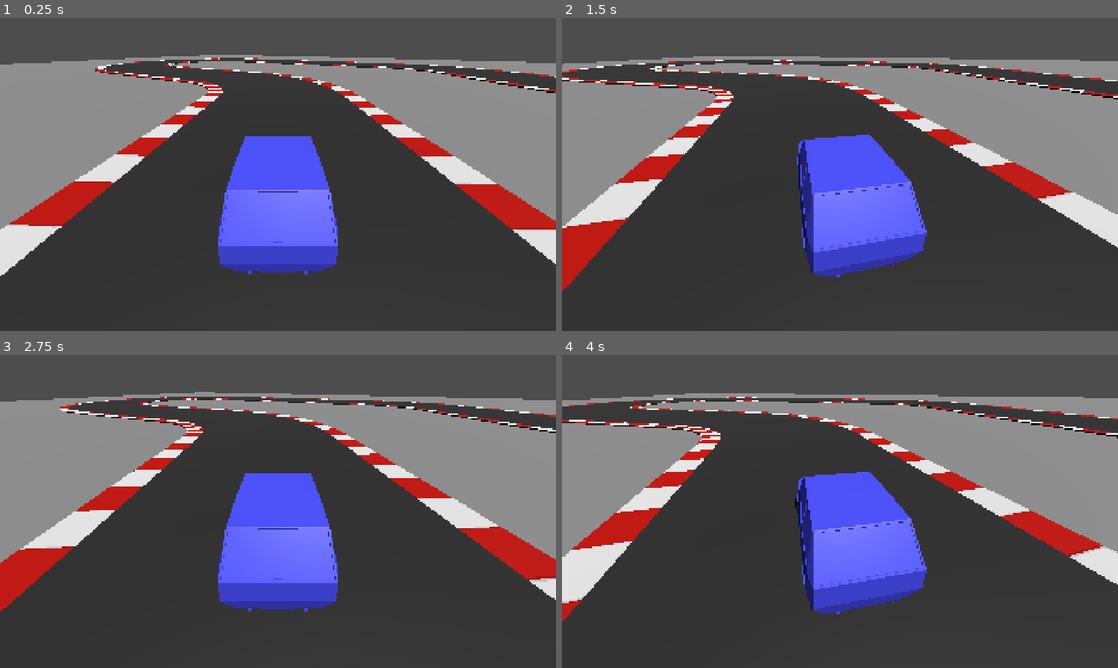
Above: before the commit, frames 1-4 (two rows, left to right).
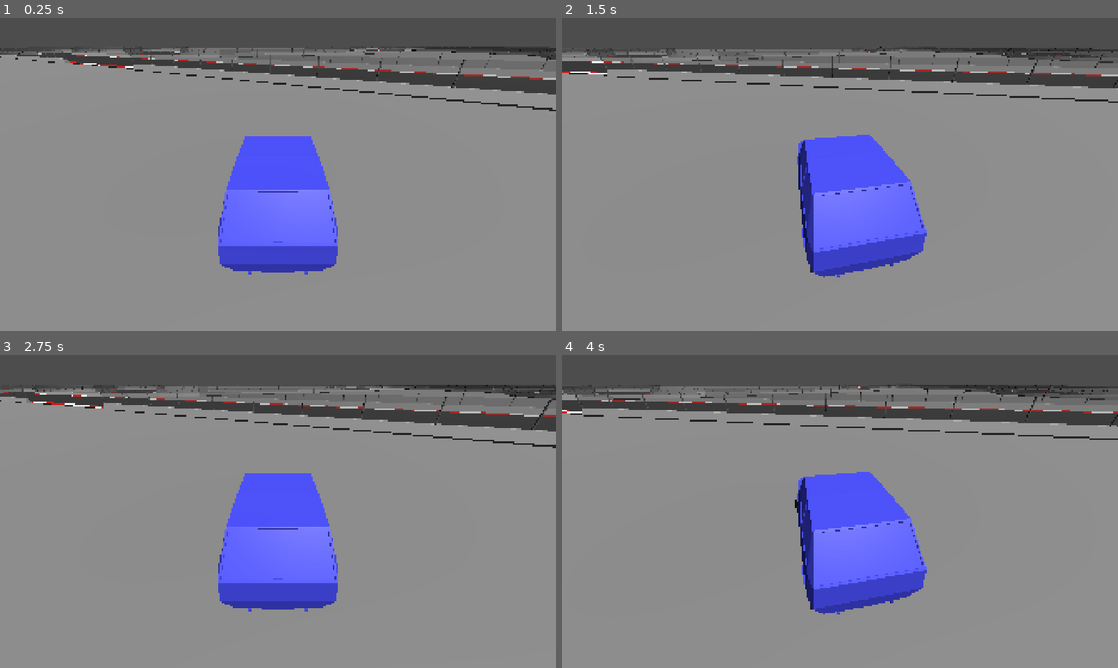
Above: after the commit, the same moments.

Repository: joelhari/my-racing-game
Game: Godot game, scene res://game.tscn
Two runs of this game, one before a commit and one after it. Both use one fixed random seed, a clock stepped at 60 frames per second and the inputs below.
Inputs:
- Up to frame 1 (0.25 s): no input
- Up to frame 2 (1.5 s): hold D (right) 0.53-1.28 s; hold S (break) 0.53-1.28 s; hold F (shift_down) from 1.28 s (still down); tap Left (look_left) at 1.35 s
- Up to frame 3 (2.75 s): release F (shift_down) at 2.03 s; hold D (right) from 2.03 s (still down); tap Right (look_right) at 2.1 s
- Up to frame 4 (4 s): release D (right) at 2.78 s; hold W (accelerate) 2.78-3.53 s; tap S (break) at 2.85 s; hold A (left) from 3.53 s (still down); tap Left (look_left) at 3.6 s

The runs differ from the first frame. In frame 1, 62% of the frame differs, in the area x 0-100%, y 9-100%; in frame 2, 62%; in frame 3, 62%; in frame 4, 63%.

Commit message:
add further track pieces

Diff:
--- a/objects/tracks/hex_snap.gd
+++ b/objects/tracks/hex_snap.gd
@@ -13,14 +13,28 @@
             continue
 
         var pos: Vector3 = child.position
-        var snapped := snap_to_hex(Vector2(pos.x, pos.z))
+        var snapped_position := snap_to_hex(Vector2(pos.x, pos.z))
 
-        if Vector2(pos.x, pos.z).distance_to(snapped) > 0.001:
+        if Vector2(pos.x, pos.z).distance_to(snapped_position) > 0.001:
             child.position = Vector3(
-                snapped.x,
+                snapped_position.x,
                 pos.y,
-                snapped.y
+                snapped_position.y
             )
+
+        for c in child.get_children():
+            if c is not Node3D:
+                continue
+
+            pos = c.position
+            snapped_position = snap_to_hex(Vector2(pos.x, pos.z))
+
+            if Vector2(pos.x, pos.z).distance_to(snapped_position) > 0.001:
+                c.position = Vector3(
+                    snapped_position.x,
+                    pos.y,
+                    snapped_position.y
+                )
 
 
 func snap_to_hex(point: Vector2) -> Vector2:
--- a/objects/tracks/track_1.tscn
+++ b/objects/tracks/track_1.tscn
@@ -4,88 +4,290 @@
 [ext_resource type="Script" uid="uid://bxbv8q68b3etc" path="res://objects/tracks/hex_snap.gd" id="2_ak41n"]
 [ext_resource type="PackedScene" uid="uid://ch83k4074xymy" path="res://assets/models/tracks/track_curve_left.glb" id="3_87d7m"]
 [ext_resource type="PackedScene" uid="uid://dwouof4vkuuov" path="res://assets/models/tracks/track_curve_right.glb" id="4_tsy2k"]
+[ext_resource type="PackedScene" uid="uid://d36bk7vhbal0j" path="res://assets/models/tracks/track_straight_borders.glb" id="5_v543v"]
+[ext_resource type="PackedScene" uid="uid://dhipu4cpo7v5" path="res://assets/models/tracks/track_curve_left_borders.glb" id="6_gke1p"]
+[ext_resource type="PackedScene" uid="uid://b7ff2vbbmkqcx" path="res://assets/models/tracks/track_curve_right_borders.glb" id="7_ayq4t"]
+[ext_resource type="PackedScene" uid="uid://d1ahccigu66my" path="res://assets/models/tracks/track_curve_left_borders_low.glb" id="8_qjpm0"]
+[ext_resource type="PackedScene" uid="uid://bxru6d7qspr8e" path="res://assets/models/tracks/track_curve_right_borders_low.glb" id="9_7ruu6"]
+[ext_resource type="PackedScene" uid="uid://beucc0vb5wefc" path="res://assets/models/tracks/track_straight_borders_low.glb" id="10_yixft"]
 
 [sub_resource type="QuadMesh" id="QuadMesh_6kggx"]
-size = Vector2(120, 120)
+size = Vector2(300, 300)
 orientation = 1
 
 [sub_resource type="BoxShape3D" id="BoxShape3D_6kggx"]
-size = Vector3(120, 1, 120)
+size = Vector3(300, 1, 300)
 
 [node name="Track1" type="Node3D" unique_id=114421550]
 script = ExtResource("2_ak41n")
 
 [node name="StaticBody3D" type="StaticBody3D" parent="." unique_id=422301176]
-transform = Transform3D(1, 0, 0, 0, 1, 0, 0, 0, 1, -6.928203, 0.11093736, 12)
+transform = Transform3D(1, 0, 0, 0, 1, 0, 0, 0, 1, -41.569218, 0.11093736, 24)
 collision_layer = 8
 collision_mask = 0
 
 [node name="MeshInstance3D" type="MeshInstance3D" parent="StaticBody3D" unique_id=1849464095]
+transform = Transform3D(1, 0, 0, 0, 1, 0, 0, 0, 1, 6.928203, 1.1444092e-05, -36)
 mesh = SubResource("QuadMesh_6kggx")
 
 [node name="CollisionShape3D" type="CollisionShape3D" parent="StaticBody3D" unique_id=1276642076]
 transform = Transform3D(1, 0, 0, 0, 1, 0, 0, 0, 1, 0, -0.5, 0)
 shape = SubResource("BoxShape3D_6kggx")
 
-[node name="track_straight" parent="." unique_id=1052016034 instance=ExtResource("2_87d7m")]
+[node name="TrackPieces1" type="Node3D" parent="." unique_id=1947006259]
+transform = Transform3D(1, 0, 0, 0, 1, 0, 0, 0, 1, 27.712812, 0, 48)
+
+[node name="track_straight" parent="TrackPieces1" unique_id=1052016034 instance=ExtResource("2_87d7m")]
 transform = Transform3D(0.8660253, 0, 0.49999997, 0, 1, 0, -0.49999997, 0, 0.8660253, -6.928203, 0, 12)
 
-[node name="track_straight5" parent="." unique_id=773804908 instance=ExtResource("2_87d7m")]
-transform = Transform3D(-0.8660253, 0, -0.4999999, 0, 1, 0, 0.4999999, 0, -0.8660253, 13.856406, 0, 0)
-
-[node name="track_straight6" parent="." unique_id=955922794 instance=ExtResource("2_87d7m")]
-transform = Transform3D(-0.8660253, 0, -0.4999999, 0, 1, 0, 0.4999999, 0, -0.8660253, 6.928203, 0, -12)
-
-[node name="track_straight7" parent="." unique_id=1718148446 instance=ExtResource("2_87d7m")]
+[node name="track_straight7" parent="TrackPieces1" unique_id=1718148446 instance=ExtResource("2_87d7m")]
 transform = Transform3D(0, 0, -0.9999999, 0, 1, 0, 0.9999999, 0, 0, -13.856406, 0, -24)
 
-[node name="track_straight8" parent="." unique_id=219963244 instance=ExtResource("2_87d7m")]
+[node name="track_straight8" parent="TrackPieces1" unique_id=219963244 instance=ExtResource("2_87d7m")]
 transform = Transform3D(0, 0, -0.9999999, 0, 1, 0, 0.9999999, 0, 0, -27.712812, 0, -24)
 
-[node name="track_straight9" parent="." unique_id=3473722 instance=ExtResource("2_87d7m")]
+[node name="track_straight9" parent="TrackPieces1" unique_id=3473722 instance=ExtResource("2_87d7m")]
 transform = Transform3D(8.742277e-08, 0, 0.9999999, 0, 1, 0, -0.9999999, 0, 8.742277e-08, -27.712812, 0, 0)
 
-[node name="track_straight2" parent="." unique_id=517499812 instance=ExtResource("2_87d7m")]
+[node name="track_straight2" parent="TrackPieces1" unique_id=517499812 instance=ExtResource("2_87d7m")]
 transform = Transform3D(0.8660254, 0, 0.5, 0, 1, 0, -0.5, 0, 0.8660254, 0, 0, 24)
 
-[node name="track_straight3" parent="." unique_id=765277454 instance=ExtResource("2_87d7m")]
+[node name="track_straight3" parent="TrackPieces1" unique_id=765277454 instance=ExtResource("2_87d7m")]
 transform = Transform3D(-0.86602527, 0, 0.50000006, 0, 1, 0, -0.50000006, 0, -0.86602527, 34.641018, 0, 36)
 
-[node name="track_straight4" parent="." unique_id=1083663498 instance=ExtResource("2_87d7m")]
+[node name="track_straight4" parent="TrackPieces1" unique_id=1083663498 instance=ExtResource("2_87d7m")]
 transform = Transform3D(-0.8660253, 0, 0.50000006, 0, 1, 0, -0.50000006, 0, -0.8660253, 27.712812, 0, 48)
 
-[node name="track_curve_left" parent="." unique_id=1687541352 instance=ExtResource("3_87d7m")]
+[node name="track_curve_left" parent="TrackPieces1" unique_id=1687541352 instance=ExtResource("3_87d7m")]
 transform = Transform3D(1.1920929e-07, 0, 0.99999994, 0, 1, 0, -0.99999994, 0, 1.1920929e-07, 6.928203, 0, 36)
 
-[node name="track_curve_left3" parent="." unique_id=1691534578 instance=ExtResource("3_87d7m")]
+[node name="track_curve_left3" parent="TrackPieces1" unique_id=1691534578 instance=ExtResource("3_87d7m")]
 transform = Transform3D(-0.86602527, 0, 0.5, 0, 1, 0, -0.5, 0, -0.86602527, -13.856406, 0, 0)
 
-[node name="track_curve_left2" parent="." unique_id=815323178 instance=ExtResource("3_87d7m")]
+[node name="track_curve_left2" parent="TrackPieces1" unique_id=815323178 instance=ExtResource("3_87d7m")]
 transform = Transform3D(0.8660252, 0, -0.50000006, 0, 1, 0, 0.50000006, 0, 0.8660252, 20.784609, 0, 12)
 
-[node name="track_curve_right" parent="." unique_id=885058254 instance=ExtResource("4_tsy2k")]
+[node name="track_curve_right" parent="TrackPieces1" unique_id=885058254 instance=ExtResource("4_tsy2k")]
 transform = Transform3D(-5.9604645e-08, 0, 1, 0, 1, 0, -1, 0, -5.9604645e-08, 0, 0, 48)
 
-[node name="track_curve_right2" parent="." unique_id=412353680 instance=ExtResource("4_tsy2k")]
+[node name="track_curve_right2" parent="TrackPieces1" unique_id=412353680 instance=ExtResource("4_tsy2k")]
 transform = Transform3D(-0.86602545, 0, 0.4999999, 0, 1, 0, -0.4999999, 0, -0.86602545, 6.928203, 0, 60)
 
-[node name="track_curve_right3" parent="." unique_id=146689184 instance=ExtResource("4_tsy2k")]
+[node name="track_curve_right3" parent="TrackPieces1" unique_id=146689184 instance=ExtResource("4_tsy2k")]
 transform = Transform3D(-0.8660253, 0, -0.5000001, 0, 1, 0, 0.5000001, 0, -0.8660253, 20.784609, 0, 60)
 
-[node name="track_curve_right7" parent="." unique_id=1245506143 instance=ExtResource("4_tsy2k")]
+[node name="track_curve_right7" parent="TrackPieces1" unique_id=1245506143 instance=ExtResource("4_tsy2k")]
 transform = Transform3D(0.86602545, 0, 0.5, 0, 1, 0, -0.5, 0, 0.86602545, -41.569218, 0, -24)
 
-[node name="track_curve_right8" parent="." unique_id=14765128 instance=ExtResource("4_tsy2k")]
+[node name="track_curve_right8" parent="TrackPieces1" unique_id=14765128 instance=ExtResource("4_tsy2k")]
 transform = Transform3D(-5.9604645e-08, 0, 1, 0, 1, 0, -1, 0, -5.9604645e-08, -48.49742, 0, -12)
 
-[node name="track_curve_right9" parent="." unique_id=1658975550 instance=ExtResource("4_tsy2k")]
+[node name="track_curve_right9" parent="TrackPieces1" unique_id=1658975550 instance=ExtResource("4_tsy2k")]
 transform = Transform3D(-0.86602545, 0, 0.49999997, 0, 1, 0, -0.49999997, 0, -0.86602545, -41.569218, 0, 0)
 
-[node name="track_curve_right4" parent="." unique_id=1369482463 instance=ExtResource("4_tsy2k")]
+[node name="track_curve_right4" parent="TrackPieces1" unique_id=1369482463 instance=ExtResource("4_tsy2k")]
 transform = Transform3D(1.3411045e-07, 0, -0.99999994, 0, 1, 0, 0.99999994, 0, 1.3411045e-07, 41.569218, 0, 24)
 
-[node name="track_curve_right5" parent="." unique_id=1815041074 instance=ExtResource("4_tsy2k")]
+[node name="track_curve_right5" parent="TrackPieces1" unique_id=1815041074 instance=ExtResource("4_tsy2k")]
 transform = Transform3D(0.8660254, 0, -0.4999998, 0, 1, 0, 0.4999998, 0, 0.8660254, 34.641018, 0, 12)
 
-[node name="track_curve_right6" parent="." unique_id=579813977 instance=ExtResource("4_tsy2k")]
+[node name="track_curve_right6" parent="TrackPieces1" unique_id=579813977 instance=ExtResource("4_tsy2k")]
 transform = Transform3D(0.8660254, 0, -0.4999998, 0, 1, 0, 0.4999998, 0, 0.8660254, 0, 0, -24)
+
+[node name="track_straight_borders" parent="TrackPieces1" unique_id=1296128046 instance=ExtResource("5_v543v")]
+transform = Transform3D(-0.86602545, 0, -0.4999999, 0, 1, 0, 0.4999999, 0, -0.86602545, 13.856406, 0, 0)
+
+[node name="track_straight_borders2" parent="TrackPieces1" unique_id=1299117509 instance=ExtResource("5_v543v")]
+transform = Transform3D(-0.86602545, 0, -0.4999999, 0, 1, 0, 0.4999999, 0, -0.86602545, 6.928203, 0, -12)
+
+[node name="TrackPieces2" type="Node3D" parent="." unique_id=1180265468]
+transform = Transform3D(1, 0, 0, 0, 1, 0, 0, 0, 1, -6.928203, 0, 12)
+
+[node name="track_curve_left_borders" parent="TrackPieces2" unique_id=61974736 instance=ExtResource("6_gke1p")]
+transform = Transform3D(-0.8660254, 0, 0.50000006, 0, 1, 0, -0.50000006, 0, -0.8660254, -69.282036, 0, 0)
+
+[node name="track_curve_left_borders7" parent="TrackPieces2" unique_id=1217224700 instance=ExtResource("6_gke1p")]
+transform = Transform3D(-0.86602545, 0, -0.5, 0, 1, 0, 0.5, 0, -0.86602545, -83.138435, 0, 72)
+
+[node name="track_curve_left_borders8" parent="TrackPieces2" unique_id=299716679 instance=ExtResource("6_gke1p")]
+transform = Transform3D(2.9802322e-08, 0, -1, 0, 1, 0, 1, 0, 2.9802322e-08, -90.06664, 0, 84)
+
+[node name="track_curve_left_borders9" parent="TrackPieces2" unique_id=1954096229 instance=ExtResource("6_gke1p")]
+transform = Transform3D(0.86602545, 0, -0.50000006, 0, 1, 0, 0.50000006, 0, 0.86602545, -83.138435, 0, 96)
+
+[node name="track_curve_left_borders10" parent="TrackPieces2" unique_id=301393055 instance=ExtResource("6_gke1p")]
+transform = Transform3D(0.86602545, 0, 0.50000006, 0, 1, 0, -0.50000006, 0, 0.86602545, -41.569218, 0, 96)
+
+[node name="track_curve_left_borders11" parent="TrackPieces2" unique_id=1925896868 instance=ExtResource("6_gke1p")]
+transform = Transform3D(-8.940697e-08, 0, 1, 0, 1, 0, -1, 0, -8.940697e-08, -27.712812, 0, 72)
+
+[node name="track_curve_left_borders3" parent="TrackPieces2" unique_id=13569426 instance=ExtResource("6_gke1p")]
+transform = Transform3D(-0.86602545, 0, -0.5, 0, 1, 0, 0.5, 0, -0.86602545, -138.56407, 3.8146973e-06, 24)
+
+[node name="track_curve_left_borders4" parent="TrackPieces2" unique_id=16658018 instance=ExtResource("6_gke1p")]
+transform = Transform3D(-5.9604645e-08, 0, -1, 0, 1, 0, 1, 0, -5.9604645e-08, -145.49226, 0, 36)
+
+[node name="track_curve_left_borders5" parent="TrackPieces2" unique_id=1303323571 instance=ExtResource("6_gke1p")]
+transform = Transform3D(0.86602545, 0, -0.5, 0, 1, 0, 0.5, 0, 0.86602545, -138.56407, 0, 48)
+
+[node name="track_curve_left_borders6" parent="TrackPieces2" unique_id=509901190 instance=ExtResource("6_gke1p")]
+transform = Transform3D(0.86602545, 0, 0.50000006, 0, 1, 0, -0.50000006, 0, 0.86602545, -124.70766, 0, 48)
+
+[node name="track_curve_left_borders2" parent="TrackPieces2" unique_id=665606748 instance=ExtResource("6_gke1p")]
+transform = Transform3D(-0.86602545, 0, -0.5, 0, 1, 0, 0.5, 0, -0.86602545, -83.138435, 0, 0)
+
+[node name="track_curve_right_borders" parent="TrackPieces2" unique_id=1123076817 instance=ExtResource("7_ayq4t")]
+transform = Transform3D(-0.8660254, 0, -0.49999997, 0, 1, 0, 0.49999997, 0, -0.8660254, -96.99484, 0, 24)
+
+[node name="track_curve_right_borders2" parent="TrackPieces2" unique_id=892219406 instance=ExtResource("7_ayq4t")]
+transform = Transform3D(0.8660253, 0, 0.50000006, 0, 1, 0, -0.50000006, 0, 0.8660253, -117.77946, 0, 36)
+
+[node name="track_curve_right_borders3" parent="TrackPieces2" unique_id=768167623 instance=ExtResource("7_ayq4t")]
+transform = Transform3D(0.8660255, 0, -0.5, 0, 1, 0, 0.5, 0, 0.8660255, -76.210236, 0, 36)
+
+[node name="track_curve_right_borders4" parent="TrackPieces2" unique_id=676873382 instance=ExtResource("7_ayq4t")]
+transform = Transform3D(0, 0, -1, 0, 1, 0, 1, 0, 0, -62.35383, -3.8146973e-06, 60)
+
+[node name="track_curve_right_borders5" parent="TrackPieces2" unique_id=582460519 instance=ExtResource("7_ayq4t")]
+transform = Transform3D(-0.86602545, 0, -0.49999997, 0, 1, 0, 0.49999997, 0, -0.86602545, -69.282036, -3.8146973e-06, 72)
+
+[node name="track_straight_borders" parent="TrackPieces2" unique_id=1999412482 instance=ExtResource("5_v543v")]
+transform = Transform3D(0.8660254, 0, 0.5, 0, 1, 0, -0.5, 0, 0.8660254, -48.49742, 0, 36)
+
+[node name="track_straight_borders4" parent="TrackPieces2" unique_id=1210647352 instance=ExtResource("5_v543v")]
+transform = Transform3D(0.8660254, 0, 0.5, 0, 1, 0, -0.5, 0, 0.8660254, -55.425625, 0, 24)
+
+[node name="track_straight_borders5" parent="TrackPieces2" unique_id=12064564 instance=ExtResource("5_v543v")]
+transform = Transform3D(0.8660254, 0, 0.5, 0, 1, 0, -0.5, 0, 0.8660254, -62.35383, 3.8146973e-06, 12)
+
+[node name="track_straight_borders6" parent="TrackPieces2" unique_id=488133468 instance=ExtResource("5_v543v")]
+transform = Transform3D(-0.86602545, 0, 0.49999997, 0, 1, 0, -0.49999997, 0, -0.86602545, -90.06664, 3.8146973e-06, 12)
+
+[node name="track_straight_borders7" parent="TrackPieces2" unique_id=1046290641 instance=ExtResource("5_v543v")]
+transform = Transform3D(0, 0, 1, 0, 1, 0, -1, 0, 0, -110.85125, 3.8146973e-06, 24)
+
+[node name="track_straight_borders9" parent="TrackPieces2" unique_id=1998475493 instance=ExtResource("5_v543v")]
+transform = Transform3D(-8.742278e-08, 0, -1, 0, 1, 0, 1, 0, -8.742278e-08, -103.92305, 0, 36)
+
+[node name="track_straight_borders11" parent="TrackPieces2" unique_id=1431894223 instance=ExtResource("5_v543v")]
+transform = Transform3D(-0.8660255, 0, -0.49999988, 0, 1, 0, 0.49999988, 0, -0.8660255, -69.282036, 0, 48)
+
+[node name="track_straight_borders10" parent="TrackPieces2" unique_id=1524102067 instance=ExtResource("5_v543v")]
+transform = Transform3D(-8.742278e-08, 0, -1, 0, 1, 0, 1, 0, -8.742278e-08, -90.06664, 0, 36)
+
+[node name="track_straight_borders12" parent="TrackPieces2" unique_id=1006711700 instance=ExtResource("5_v543v")]
+transform = Transform3D(-8.742278e-08, 0, -1, 0, 1, 0, 1, 0, -8.742278e-08, -69.282036, 0, 96)
+
+[node name="track_straight_borders13" parent="TrackPieces2" unique_id=2044385665 instance=ExtResource("5_v543v")]
+transform = Transform3D(-8.742278e-08, 0, -1, 0, 1, 0, 1, 0, -8.742278e-08, -55.425625, 0, 96)
+
+[node name="track_straight_borders14" parent="TrackPieces2" unique_id=1463539714 instance=ExtResource("5_v543v")]
+transform = Transform3D(0.8660254, 0, -0.50000006, 0, 1, 0, 0.50000006, 0, 0.8660254, -34.641018, 0, 84)
+
+[node name="track_straight_borders8" parent="TrackPieces2" unique_id=1374486414 instance=ExtResource("5_v543v")]
+transform = Transform3D(0, 0, 1, 0, 1, 0, -1, 0, 0, -124.70766, 7.6293945e-06, 24)
+
+[node name="track_straight_borders3" parent="TrackPieces2" unique_id=360787008 instance=ExtResource("5_v543v")]
+transform = Transform3D(0.8660254, 0, 0.5, 0, 1, 0, -0.5, 0, 0.8660254, -34.641018, 0, 60)
+
+[node name="track_straight5" parent="TrackPieces2" unique_id=773804908 instance=ExtResource("2_87d7m")]
+transform = Transform3D(0.8660254, 0, 0.5, 0, 1, 0, -0.5, 0, 0.8660254, -41.569218, 0, 48)
+
+[node name="TrackPieces3" type="Node3D" parent="." unique_id=989327178]
+transform = Transform3D(1.5, 0, 0, 0, 1, 0, 0, 0, 1.5, 6.928203, 0, 12)
+
+[node name="track_curve_left_borders_low" parent="TrackPieces3" unique_id=932967121 instance=ExtResource("8_qjpm0")]
+transform = Transform3D(0.8660254, 0, -0.5, 0, 1, 0, 0.5, 0, 0.8660254, -55.425625, -7.6293945e-06, -24)
+
+[node name="track_curve_left_borders_low2" parent="TrackPieces3" unique_id=1621333629 instance=ExtResource("8_qjpm0")]
+transform = Transform3D(0.8660254, 0, 0.5, 0, 1, 0, -0.5, 0, 0.8660254, -41.569218, -7.6293945e-06, -24)
+
+[node name="track_curve_left_borders_low3" parent="TrackPieces3" unique_id=1817086557 instance=ExtResource("8_qjpm0")]
+transform = Transform3D(-5.9604645e-08, 0, 1, 0, 1, 0, -1, 0, -5.9604645e-08, -13.856406, -7.6293945e-06, -72)
+
+[node name="track_curve_left_borders_low4" parent="TrackPieces3" unique_id=1892815629 instance=ExtResource("8_qjpm0")]
+transform = Transform3D(1.4702742e-07, 0, -1, 0, 1, 0, 1, 0, 1.4702742e-07, 13.856406, -7.6293945e-06, -48)
+
+[node name="track_curve_left_borders_low5" parent="TrackPieces3" unique_id=939560538 instance=ExtResource("8_qjpm0")]
+transform = Transform3D(0.86602545, 0, -0.49999988, 0, 1, 0, 0.49999988, 0, 0.86602545, 20.784609, -7.6293945e-06, -36)
+
+[node name="track_curve_right_borders_low" parent="TrackPieces3" unique_id=1545836548 instance=ExtResource("9_7ruu6")]
+transform = Transform3D(-0.8660254, 0, 0.50000006, 0, 1, 0, -0.50000006, 0, -0.8660254, -76.210236, 0, -12)
+
+[node name="track_curve_right_borders_low2" parent="TrackPieces3" unique_id=247447440 instance=ExtResource("9_7ruu6")]
+transform = Transform3D(1.1920929e-07, 0, 1, 0, 1, 0, -1, 0, 1.1920929e-07, -83.138435, 0, -24)
+
+[node name="track_curve_right_borders_low3" parent="TrackPieces3" unique_id=1391956247 instance=ExtResource("9_7ruu6")]
+transform = Transform3D(0.8660255, 0, 0.49999988, 0, 1, 0, -0.49999988, 0, 0.8660255, -76.210236, 0, -36)
+
+[node name="track_curve_right_borders_low4" parent="TrackPieces3" unique_id=1590830009 instance=ExtResource("9_7ruu6")]
+transform = Transform3D(0.8660253, 0, -0.5000002, 0, 1, 0, 0.5000002, 0, 0.8660253, -62.35383, 0, -36)
+
+[node name="track_curve_right_borders_low5" parent="TrackPieces3" unique_id=389871023 instance=ExtResource("9_7ruu6")]
+transform = Transform3D(1.1920929e-07, 0, 1, 0, 1, 0, -1, 0, 1.1920929e-07, -27.712812, 0, -96)
+
+[node name="track_curve_right_borders_low6" parent="TrackPieces3" unique_id=464470363 instance=ExtResource("9_7ruu6")]
+transform = Transform3D(0.8660255, 0, 0.49999988, 0, 1, 0, -0.49999988, 0, 0.8660255, -20.784609, 0, -108)
+
+[node name="track_curve_right_borders_low7" parent="TrackPieces3" unique_id=984054491 instance=ExtResource("9_7ruu6")]
+transform = Transform3D(0.8660253, 0, -0.5000002, 0, 1, 0, 0.5000002, 0, 0.8660253, -6.928203, 0, -108)
+
+[node name="track_curve_right_borders_low9" parent="TrackPieces3" unique_id=2029988055 instance=ExtResource("9_7ruu6")]
+transform = Transform3D(0.8660253, 0, -0.5000002, 0, 1, 0, 0.5000002, 0, 0.8660253, 48.49742, 0, -36)
+
+[node name="track_curve_right_borders_low10" parent="TrackPieces3" unique_id=534968515 instance=ExtResource("9_7ruu6")]
+transform = Transform3D(-2.3841858e-07, 0, -1, 0, 1, 0, 1, 0, -2.3841858e-07, 55.425625, 0, -24)
+
+[node name="track_curve_right_borders_low11" parent="TrackPieces3" unique_id=1783190474 instance=ExtResource("9_7ruu6")]
+transform = Transform3D(-0.86602557, 0, -0.49999976, 0, 1, 0, 0.49999976, 0, -0.86602557, 48.49742, 0, -12)
+
+[node name="track_curve_right_borders_low8" parent="TrackPieces3" unique_id=342920838 instance=ExtResource("9_7ruu6")]
+transform = Transform3D(-2.3841858e-07, 0, -1, 0, 1, 0, 1, 0, -2.3841858e-07, 20.784609, 0, -60)
+
+[node name="track_straight_borders_low" parent="TrackPieces3" unique_id=1170688907 instance=ExtResource("10_yixft")]
+transform = Transform3D(1.7682974e-07, 0, 1, 0, 1, 0, -1, 0, 1.7682974e-07, -20.784609, 0, -12)
+
+[node name="track_straight_borders_low12" parent="TrackPieces3" unique_id=2102482967 instance=ExtResource("10_yixft")]
+transform = Transform3D(-2.6425252e-07, 0, -1, 0, 1, 0, 1, 0, -2.6425252e-07, 34.641018, 0, -36)
+
+[node name="track_straight_borders_low5" parent="TrackPieces3" unique_id=900144204 instance=ExtResource("10_yixft")]
+transform = Transform3D(0.8660253, 0, -0.50000024, 0, 1, 0, 0.50000024, 0, 0.8660253, -34.641018, 0, -36)
+
+[node name="track_straight_borders_low6" parent="TrackPieces3" unique_id=620941386 instance=ExtResource("10_yixft")]
+transform = Transform3D(0.8660253, 0, -0.50000024, 0, 1, 0, 0.50000024, 0, 0.8660253, -27.712812, 0, -48)
+
+[node name="track_straight_borders_low8" parent="TrackPieces3" unique_id=808833194 instance=ExtResource("10_yixft")]
+transform = Transform3D(0.86602557, 0, 0.4999999, 0, 1, 0, -0.4999999, 0, 0.86602557, -20.784609, 0, -84)
+
+[node name="track_straight_borders_low9" parent="TrackPieces3" unique_id=2043088346 instance=ExtResource("10_yixft")]
+transform = Transform3D(-0.8660256, 0, -0.49999982, 0, 1, 0, 0.49999982, 0, -0.8660256, 0, 0, -96)
+
+[node name="track_straight_borders_low10" parent="TrackPieces3" unique_id=17592219 instance=ExtResource("10_yixft")]
+transform = Transform3D(-0.8660256, 0, -0.49999982, 0, 1, 0, 0.49999982, 0, -0.8660256, 6.928203, 0, -84)
+
+[node name="track_straight_borders_low11" parent="TrackPieces3" unique_id=558589446 instance=ExtResource("10_yixft")]
+transform = Transform3D(-0.8660256, 0, -0.49999982, 0, 1, 0, 0.49999982, 0, -0.8660256, 13.856406, 0, -72)
+
+[node name="track_straight_borders_low7" parent="TrackPieces3" unique_id=856962297 instance=ExtResource("10_yixft")]
+transform = Transform3D(0.8660253, 0, -0.50000024, 0, 1, 0, 0.50000024, 0, 0.8660253, -20.784609, 0, -60)
+
+[node name="track_straight_borders_low2" parent="TrackPieces3" unique_id=1481481567 instance=ExtResource("10_yixft")]
+transform = Transform3D(1.7682974e-07, 0, 1, 0, 1, 0, -1, 0, 1.7682974e-07, -6.928203, 0, -12)
+
+[node name="track_straight_borders_low13" parent="TrackPieces3" unique_id=1980115960 instance=ExtResource("10_yixft")]
+transform = Transform3D(1.7682974e-07, 0, 1, 0, 1, 0, -1, 0, 1.7682974e-07, 34.641018, 0, -12)
+
+[node name="track_straight_borders_low14" parent="TrackPieces3" unique_id=625504846 instance=ExtResource("10_yixft")]
+transform = Transform3D(1.7682974e-07, 0, 1, 0, 1, 0, -1, 0, 1.7682974e-07, 20.784609, 0, -12)
+
+[node name="track_straight_borders_low15" parent="TrackPieces3" unique_id=1426348192 instance=ExtResource("10_yixft")]
+transform = Transform3D(1.7682974e-07, 0, 1, 0, 1, 0, -1, 0, 1.7682974e-07, 6.928203, 0, -12)
+
+[node name="track_straight_borders_low3" parent="TrackPieces3" unique_id=1339897029 instance=ExtResource("10_yixft")]
+transform = Transform3D(1.7682974e-07, 0, 1, 0, 1, 0, -1, 0, 1.7682974e-07, -48.49742, 0, -12)
+
+[node name="track_straight_borders_low4" parent="TrackPieces3" unique_id=964995430 instance=ExtResource("10_yixft")]
+transform = Transform3D(1.7682974e-07, 0, 1, 0, 1, 0, -1, 0, 1.7682974e-07, -62.35383, 0, -12)
+
+[node name="track_straight" parent="TrackPieces3" unique_id=1410256157 instance=ExtResource("2_87d7m")]
+transform = Transform3D(-4.371139e-08, 0, 1, 0, 1, 0, -1, 0, -4.371139e-08, -34.641018, 0, -12)
Binary file changed: assets/models/tracks/track_curve_left.glb
Binary file added: assets/models/tracks/track_curve_left_borders.glb
Not shown, added: assets/models/tracks/track_curve_left_borders.glb.import
Binary file added: assets/models/tracks/track_curve_left_borders_low.glb
Not shown, added: assets/models/tracks/track_curve_left_borders_low.glb.import
Binary file changed: assets/models/tracks/track_curve_right.glb
Binary file added: assets/models/tracks/track_curve_right_borders.glb
Not shown, added: assets/models/tracks/track_curve_right_borders.glb.import
Binary file added: assets/models/tracks/track_curve_right_borders_low.glb
Not shown, added: assets/models/tracks/track_curve_right_borders_low.glb.import
Binary file added: assets/models/tracks/track_straight_borders.glb
Not shown, added: assets/models/tracks/track_straight_borders.glb.import
(and 2 more such lines)
